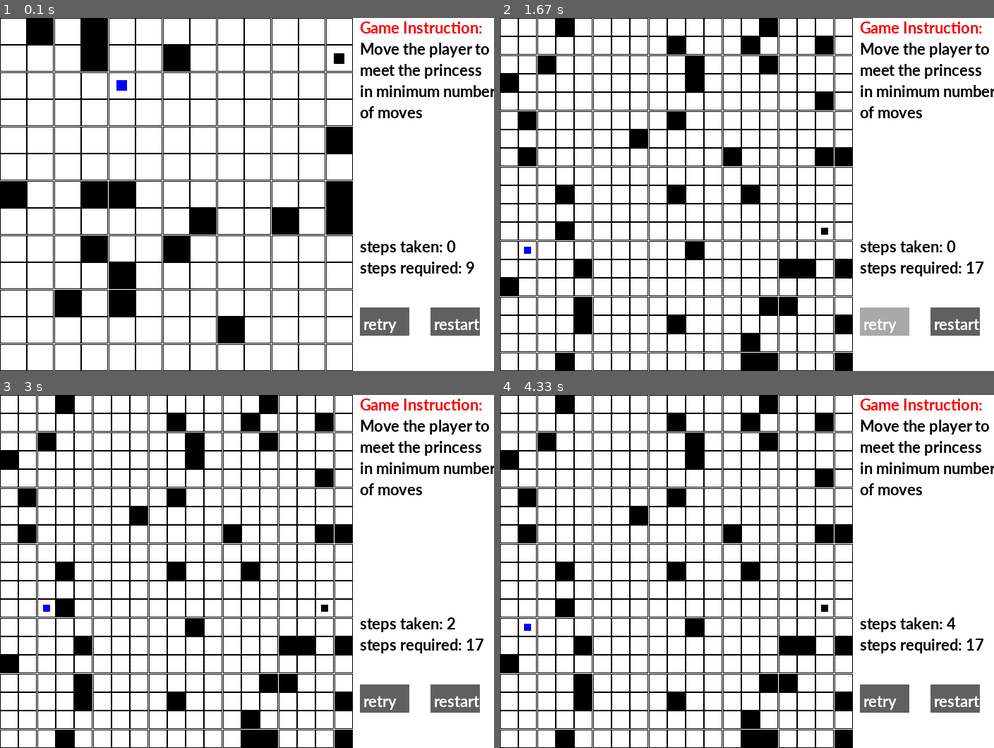
Above: before the commit, frames 1-4 (two rows, left to right).
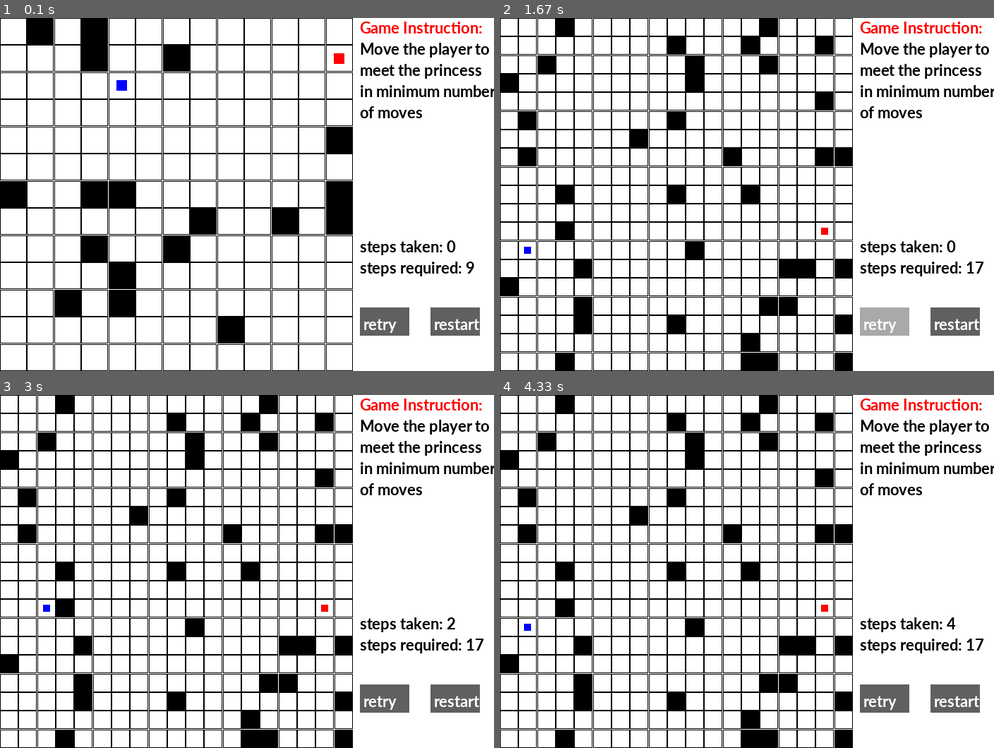
Above: after the commit, the same moments.

Repository: Vincent-lau/pygame_project
Game: pygame game, started from edu_game.py
Two runs of this game, one before a commit and one after it. Both use one fixed random seed, a clock stepped at 60 frames per second and the inputs below.
Inputs (mouse positions are in pixels of both pictures, inside the frame that each line leads up to):
- Up to frame 1 (0.1 s): no input
- Up to frame 2 (1.67 s): click "retry" at 0.38 s; tap Space at 0.67 s; click "restart" at 1.05 s; click "retry" at 1.38 s
- Up to frame 3 (3 s): click (128, 575) at 1.72 s; click (296, 649) at 2.05 s; hold Right 2.33-2.8 s; hold Up from 2.83 s (still down)
- Up to frame 4 (4.33 s): release Up at 3.13 s; hold Right 3.17-3.63 s; hold Left 3.67-4.2 s; hold Down from 4.23 s (still down)

The runs differ from the first frame. In frame 1, less than 0.1% of the frame differs, in the area x 67-70%, y 10-13%; in frame 2, less than 0.1%; in frame 3, less than 0.1%; in frame 4, less than 0.1%.

Commit message:
NPC class

Diff:
--- a/edu_game.py
+++ b/edu_game.py
@@ -127,10 +127,10 @@
     princessPos = [0, 0]
     nMazeNum = 0
     tile_list=[]
+
     def __init__(self):
         super().__init__()
         self.myPlayer=Player1([0,0],[0,0],[0,0],BLACK)
-
 
     def initialise(self):
         # 1=wall 2=player 3=princess
@@ -181,9 +181,9 @@
 
                 elif Level1.maze[i][j] == 3:
                     size = [sideLength * 0.4, sideLength * 0.4]
-                    princess = Tile((t.get_centre()[0] - size[0] /2,  + t.get_centre()[1] - size[1]/2), size)
+                    princess = NPC((t.get_centre()[0] - size[0] /2,  + t.get_centre()[1] - size[1]/2), [i,j],size,RED)
                     all_sprites_group.add(princess)
-                    Level1.princessPos = [i, j]
+                    Level1.princessCor = [i, j]
 
                 Level1.tile_list[i][j]=t
 
@@ -194,7 +194,7 @@
         visited = [[0] * Level1.nMazeNum for i in range(Level1.nMazeNum)]
         dir = [[0, 1, 0, -1], [1, 0, -1, 0]]
         startPos=self.myPlayer.get_cor()
-        endPos=Level1.princessPos
+        endPos=Level1.princessCor
         q.append([startPos[0], startPos[1], 0])
         while q:
             s = q.popleft()
@@ -229,10 +229,10 @@
             screen.blit(gameInstruction[i],[500+10,i*30])
 
         # game information
-        if self.myPlayer.get_cor()==Level1.princessPos and self.myPlayer.get_time()==self.solution:
+        if self.myPlayer.get_cor()==Level1.princessCor and self.myPlayer.get_time()==self.solution:
             screen.blit(font.render("You Win!", True, RED), [500 + 10, 200 + 10])
             screen.blit(font.render("Congrtulations",True,RED),[500+10,200+10+30])
-        elif self.myPlayer.get_cor()==Level1.princessPos:
+        elif self.myPlayer.get_cor()==Level1.princessCor:
             screen.blit(font.render("Well done!", True, RED), [500 + 10, 200 + 10])
             screen.blit(font.render("Try to do it with", True, RED), [500 + 10, 200 + 10 + 30])
             screen.blit(font.render("fewer moves", True, RED), [500 + 10, 200 + 10 + 30*2])
@@ -262,6 +262,10 @@
         self.restartButton.update()
         self.display_information()
 
+
+class NPC(Character):
+    def __init__(self,pos,cor,size,color):
+        Character.__init__(self,pos,cor,size,color)
 
 
 class Player1(Character):  # class Player1 is a friend of class Level1
